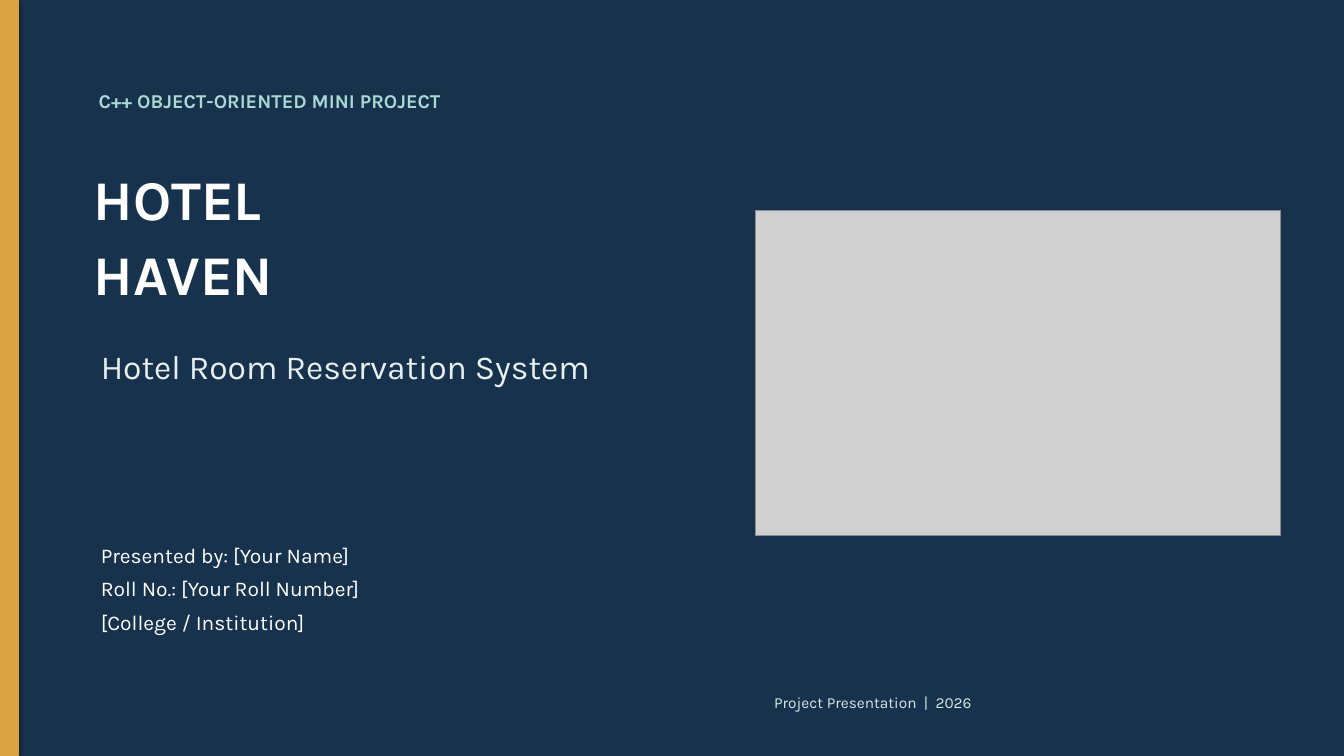
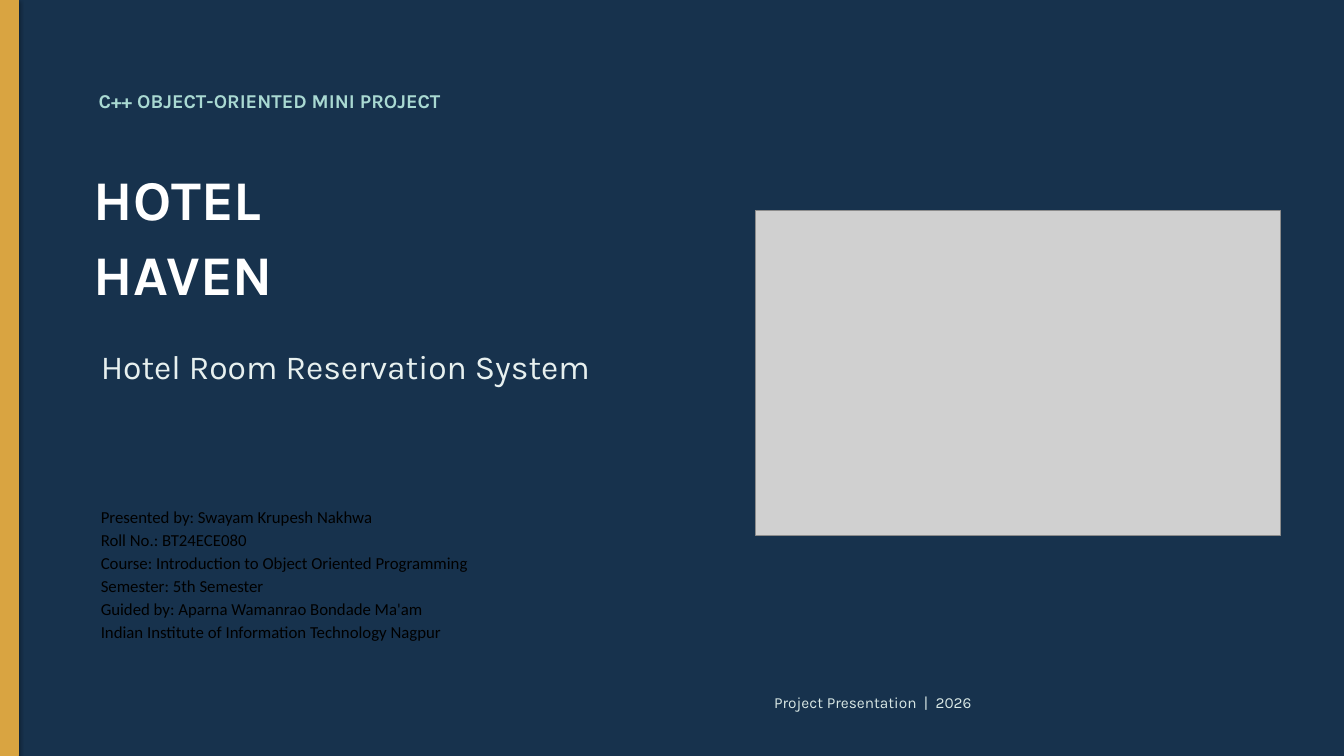
Before and after one commit to Swayam-nakhwa/hotel-haven-app, a slide deck: slide 1 of Documentation/Hotel_Haven_Project_Presentation.pptx. Drawn at 1344x756 pixels with LibreOffice and Linux fonts; fonts in the diff are those of the drawing; grey boxes stand for pictures. Boxes give left, top, right and bottom in pixels: in the first picture for what was removed or moved away, otherwise in the second. Text is boxed around its words. In the diff, an @@ line names an element or a change of style, - is before the commit and + after.

Commit message:
Personalize project report and presentation

```diff
--- a/Documentation/Hotel_Haven_Project_Presentation.pptx
+++ b/Documentation/Hotel_Haven_Project_Presentation.pptx
@@ text at <box>101,511,468,641</box>: text changed; size 15 to 12 pt; font Karla to Calibri; text colour #FFFFFF to #000000 @@
-Presented by: [Your Name]
-Roll No.: [Your Roll Number]
-[College / Institution]
+Presented by: Swayam Krupesh Nakhwa
+Roll No.: BT24ECE080
+Course: Introduction to Object Oriented Programming
+Semester: 5th Semester
+Guided by: Aparna Wamanrao Bondade Ma'am
+Indian Institute of Information Technology Nagpur
```
Also in this commit, not shown: 3 other files.
